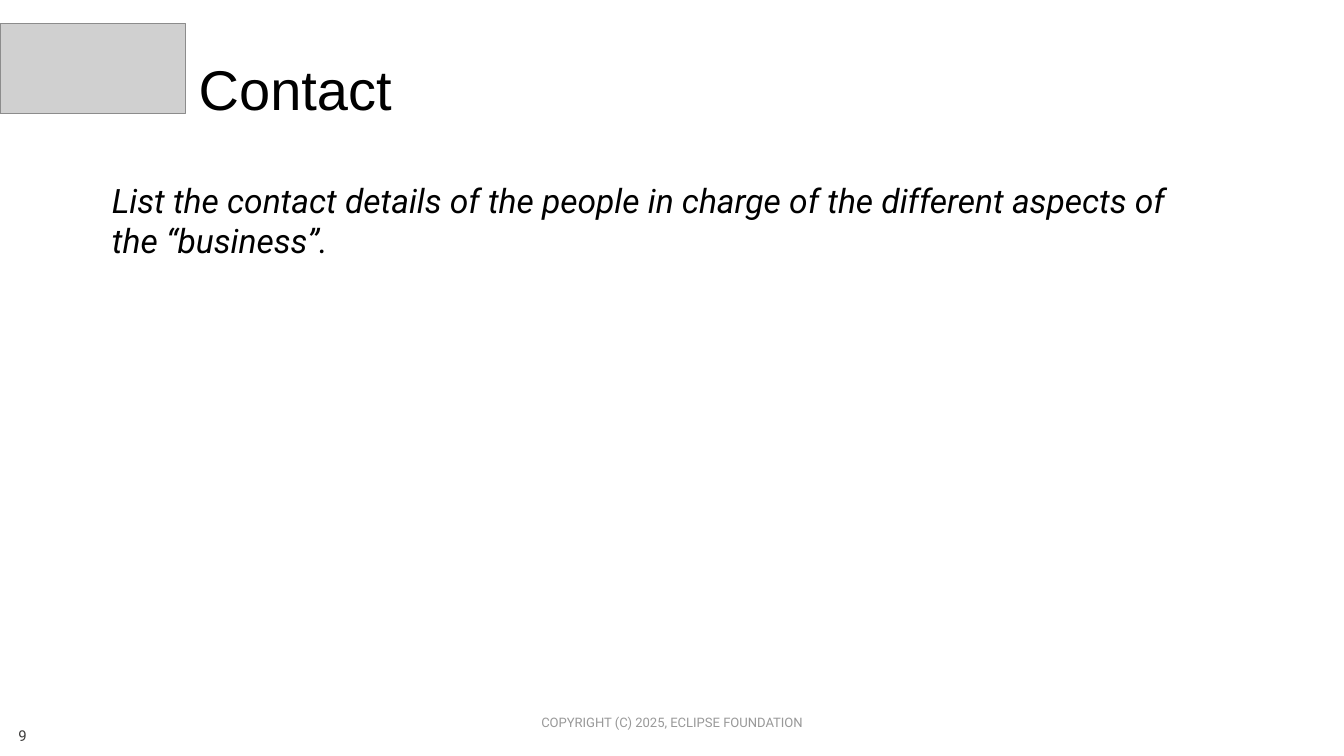
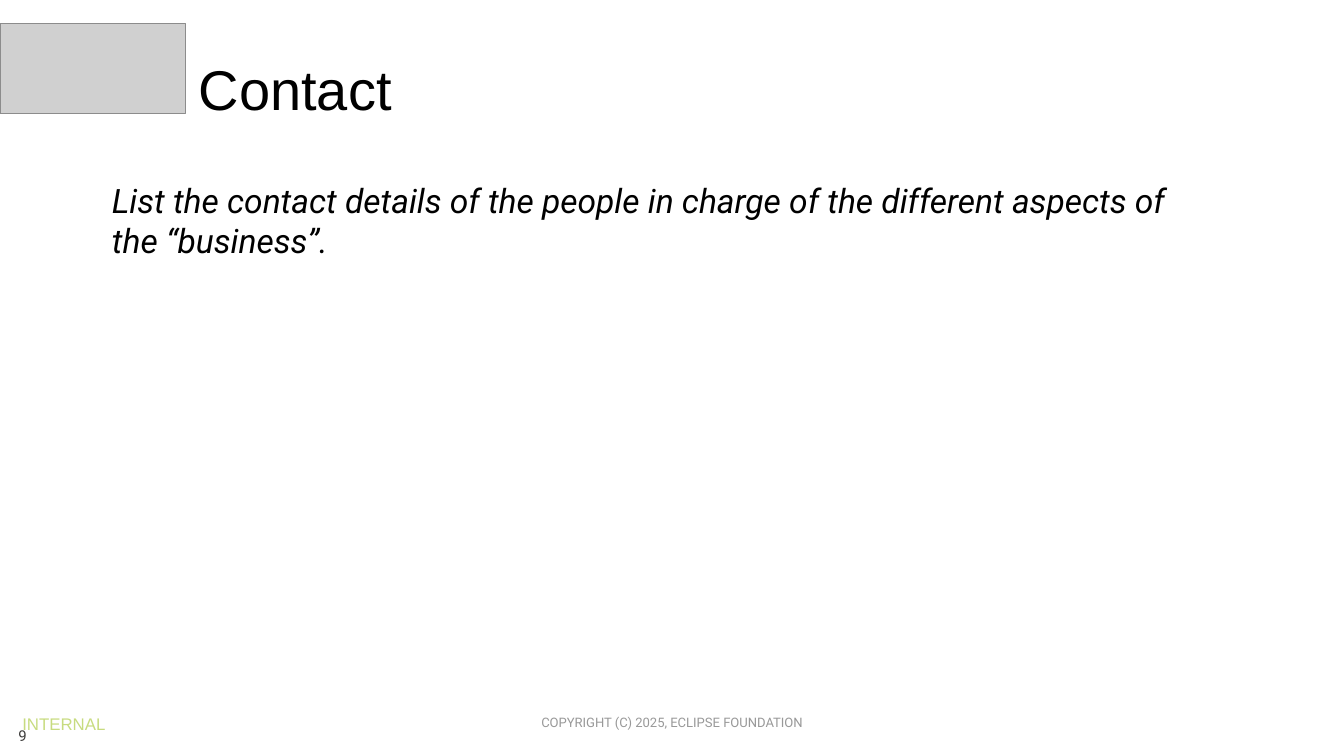
Before and after one commit to Eclipse-SDV-Hackathon-Chapter-Three/TheBigRanch, a slide deck: slide 9 of SDV Hackathon 2025 - Pitching Slides Template.pptx. Drawn at 1344x756 pixels with LibreOffice and Linux fonts; fonts in the diff are those of the drawing; grey boxes stand for pictures; background and template pictures are left out. Boxes give left, top, right and bottom in pixels: in the first picture for what was removed or moved away, otherwise in the second. Text is boxed around its words. In the diff, an @@ line names an element or a change of style, - is before the commit and + after.

```diff
--- a/SDV Hackathon 2025 - Pitching Slides Template.pptx
+++ b/SDV Hackathon 2025 - Pitching Slides Template.pptx
@@ text added at (22,718,105,734), 9 pt, text #91B900 at 50% opacity @@
+INTERNAL
```
Also in this commit, not shown: 7 other slides changed, 2 slides added, 2 slides removed.
